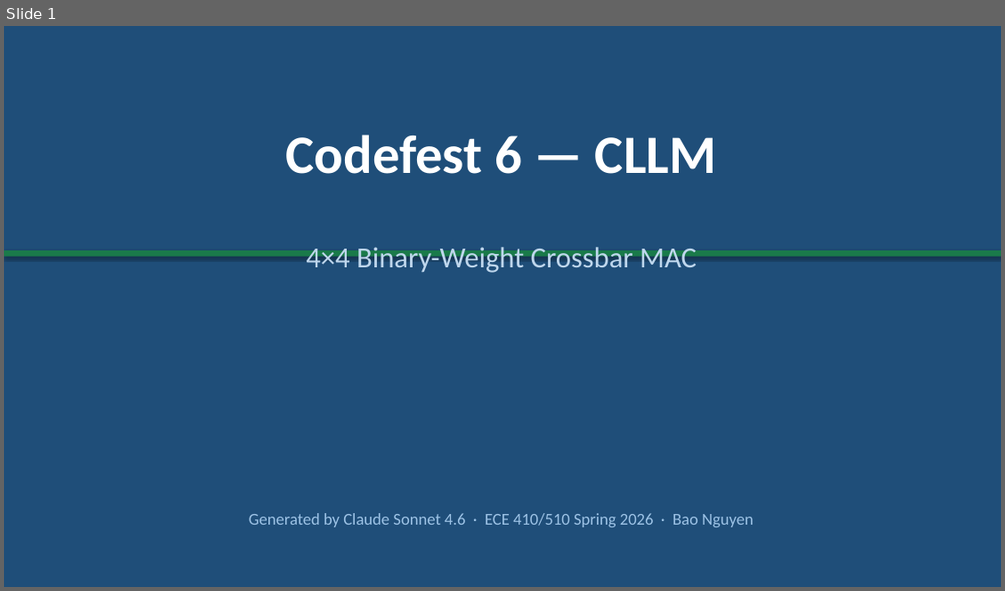
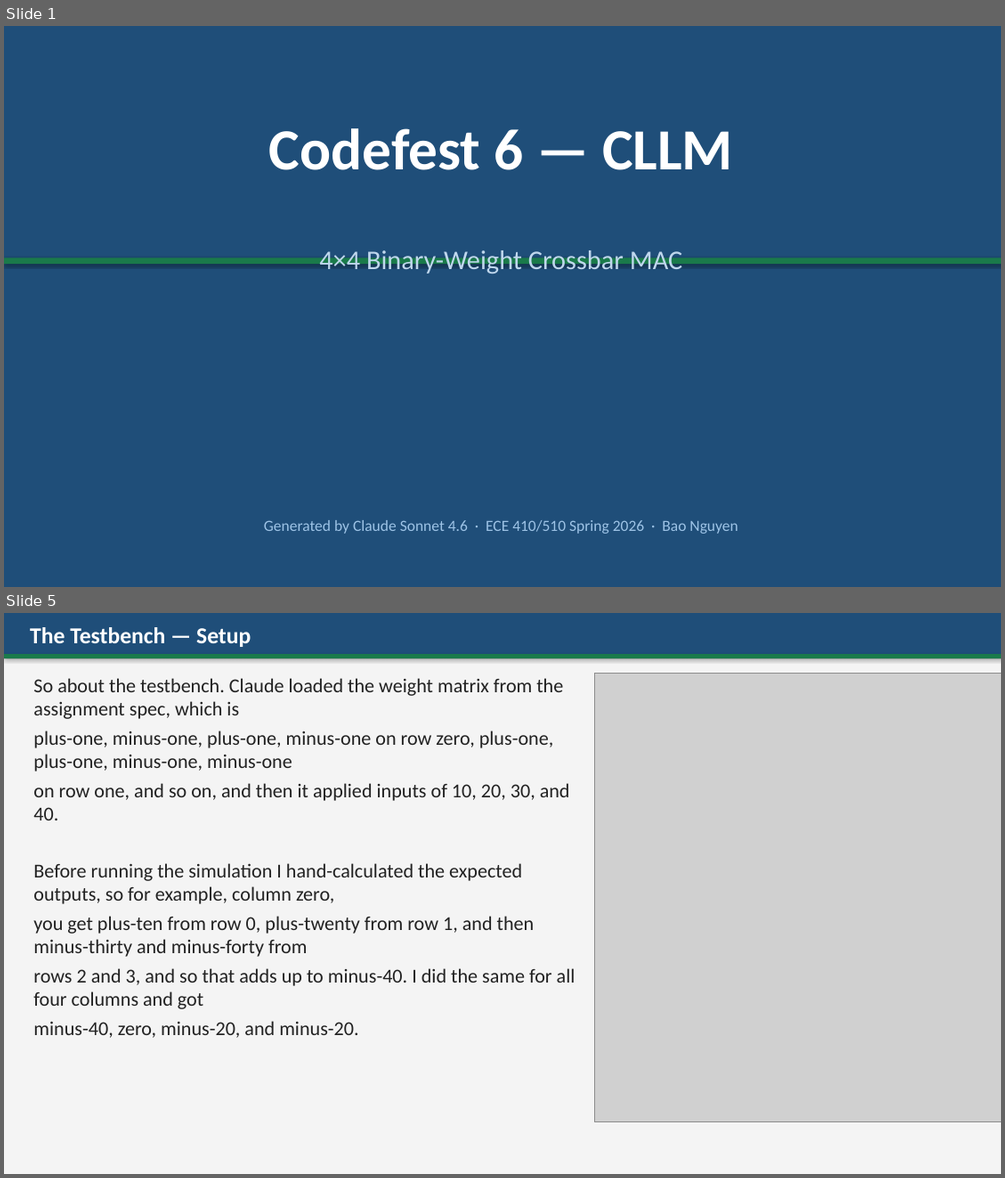
Before and after one commit to BaoPSU/ECE410-HW4AI, a slide deck: codefest/cf06/presentation/cf06_cllm_slides.pptx. Shown one above the other, each under a label of ours: slide 1 before the commit, slides 1 and 5 after it; the slides between them are not shown. The pictures are 1005x591 and 1005x1178 pixels, drawn with LibreOffice and Linux fonts; fonts in the diff are those of the drawing; grey boxes stand for pictures. Boxes give left, top, right and bottom in pixels: in the first picture for what was removed or moved away, otherwise in the second. Text is boxed around its words. In the diff, an @@ line names an element or a change of style, - is before the commit and + after.

```diff
--- a/codefest/cf06/presentation/cf06_cllm_slides.pptx
+++ b/codefest/cf06/presentation/cf06_cllm_slides.pptx
@@ slide 5 added at [4,613,1001,1174], background #FFFFFF @@
@@ rectangle added at [4,613,1001,1174], fill #F4F4F4 @@
@@ rectangle added at [4,613,1001,654], fill #1F4E79 @@
@@ text added at [30,627,251,647], 22 pt, text #FFFFFF, bold @@
+The Testbench — Setup
@@ rectangle added at [4,654,1001,658], fill #1A7A4A @@
@@ text added at [33,678,575,1038], 19 pt, text #222222 @@
+So about the testbench. Claude loaded the weight matrix from the assignment spec, which is
+plus-one, minus-one, plus-one, minus-one on row zero, plus-one, plus-one, minus-one, minus-one
+on row one, and so on, and then it applied inputs of 10, 20, 30, and 40.
+Before running the simulation I hand-calculated the expected outputs, so for example, column zero,
+you get plus-ten from row 0, plus-twenty from row 1, and then minus-thirty and minus-forty from
+rows 2 and 3, and so that adds up to minus-40. I did the same for all four columns and got
+minus-40, zero, minus-20, and minus-20.
@@ picture added at [595,673,1001,1121] @@
@@ slide 1 changed as well @@
@@ text "Codefest 6 — CLLM": place and size @@
-text "Codefest 6 — CLLM" at [286,135,716,174]
+text "Codefest 6 — CLLM" at [269,128,733,170]
@@ text "Codefest 6 — CLLM" at [269,128,733,170]: size 52 to 56 pt @@
@@ text "4×4 Binary-Weight Crossbar MAC" at [319,250,682,273]: size 28 to 26 pt @@
@@ rectangle: place and size @@
-rectangle at [4,250,1001,257]
+rectangle at [4,257,1001,264]
@@ text "Generated by Claude Sonnet 4.6 ...": place and size @@
-text "Generated by Claude Sonnet 4.6 ..." at [249,513,753,527]
+text "Generated by Claude Sonnet 4.6 ..." at [264,520,737,533]
@@ text "Generated by Claude Sonnet 4.6 ..." at [264,520,737,533]: size 16 to 15 pt @@
```
Also in this commit, not shown: 3 other slides changed, 2 other slides added, 4 slides removed, 1 other file.
